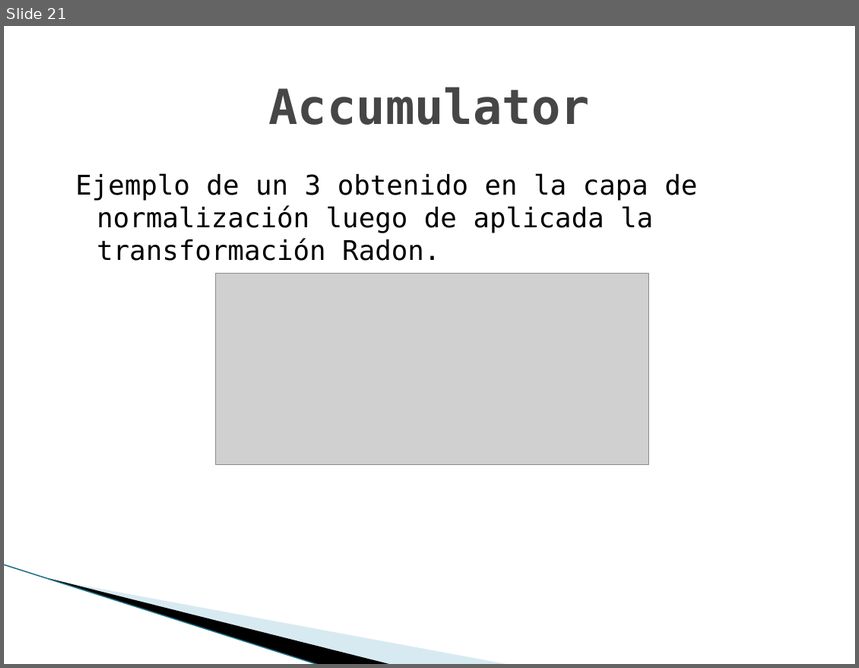
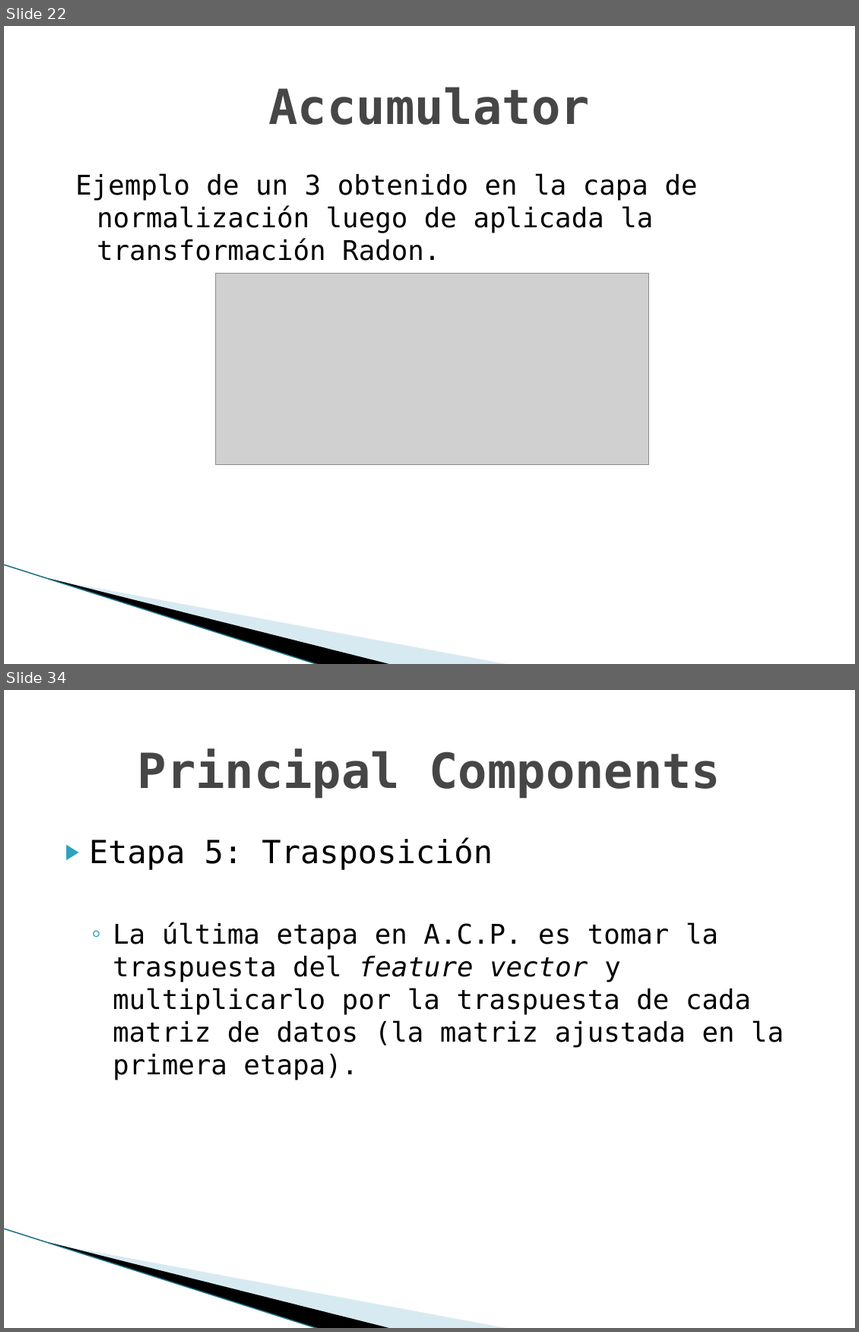
Before and after one commit to TechTinkerer42/TrabajosPracticos, a slide deck: doc/clase/presentacion.pptx. Shown one above the other, each under a label of ours: slide 21 before the commit, slides 22 and 34 after it; the slides between them are not shown. The pictures are 859x668 and 859x1332 pixels, drawn with LibreOffice and Linux fonts; fonts in the diff are those of the drawing; grey boxes stand for pictures; background and template pictures are left out. Boxes give left, top, right and bottom in pixels: in the first picture for what was removed or moved away, otherwise in the second. Text is boxed around its words. In the diff, an @@ line names an element or a change of style, - is before the commit and + after.

```diff
--- a/doc/clase/presentacion.pptx
+++ b/doc/clase/presentacion.pptx
@@ slide 34 added at box(4, 690, 855, 1328), background #FFFFFF; not listed: 3 template elements that a slide beside it also shows @@
@@ title added at box(138, 749, 721, 798), 41 pt, text #464646, bold @@
+Principal Components
@@ text added at box(89, 837, 784, 1081), 23 pt, text #000000 @@
+▶ Etapa 5: Trasposición
+  ◦ La última etapa en A.C.P. es tomar la traspuesta del feature vector y multiplicarlo por la traspuesta de cada matriz de datos (la matriz ajustada en la primera etapa).
@@ what was slide 21 is now slide 22 @@
```
Also in this commit, not shown: 3 slides changed, 11 other slides added, 3 slides removed, 9 other files.
